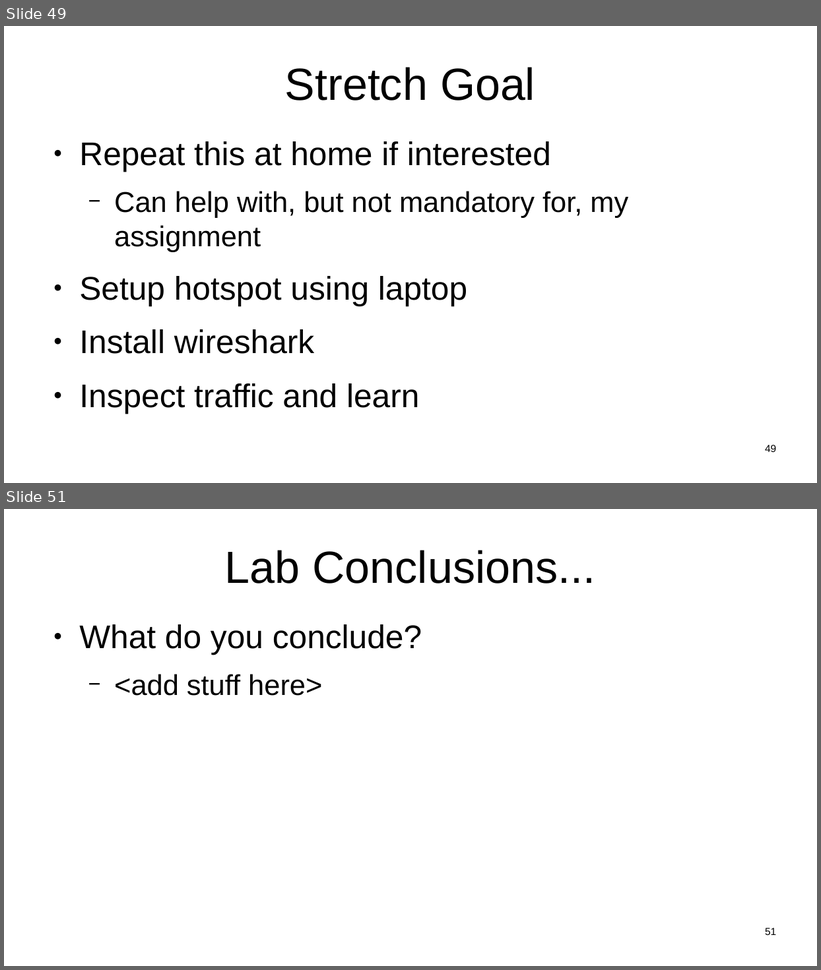
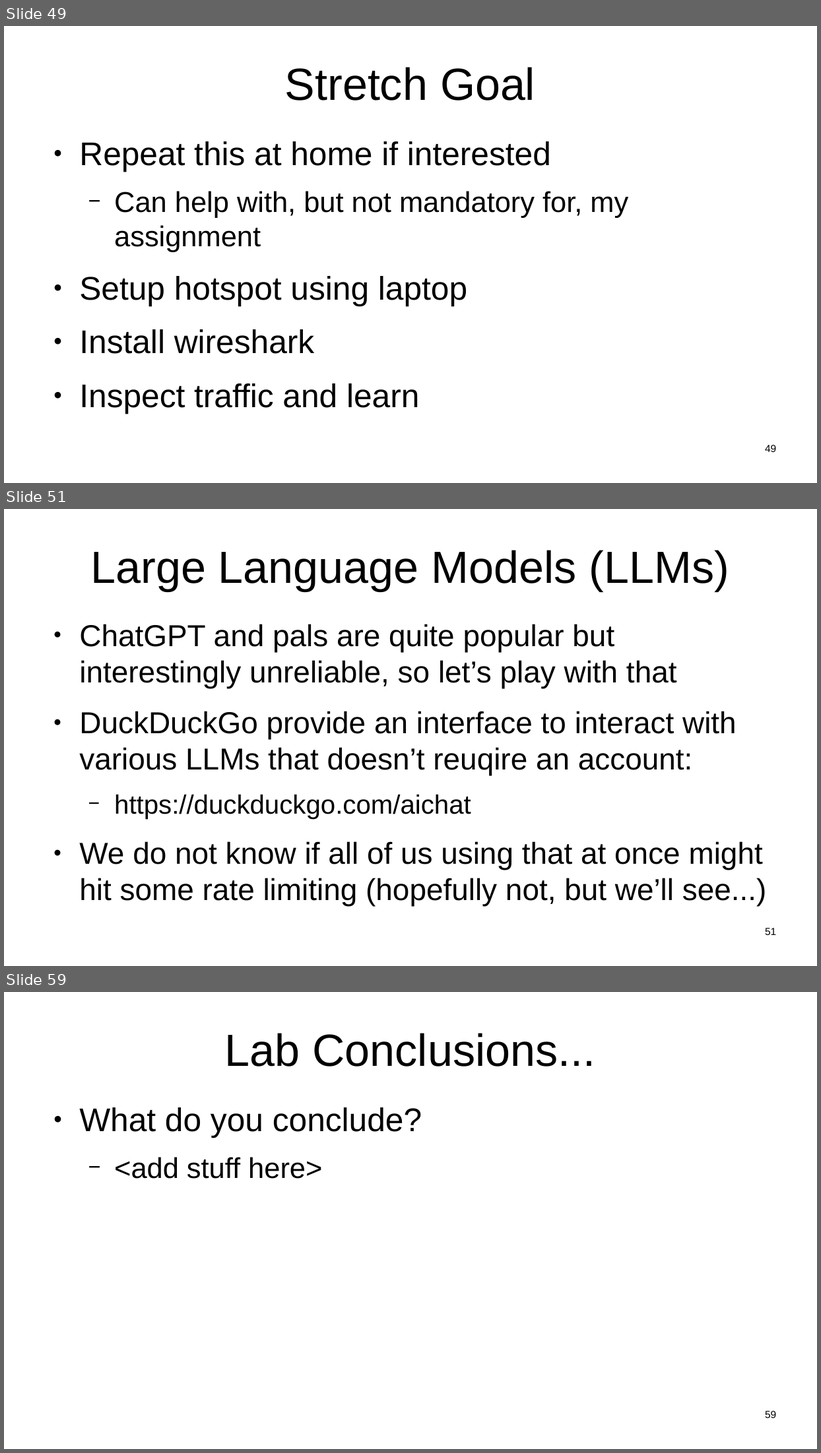
Before and after one commit to sftcd/witidtm, a slide deck: lectures/2024-2025/labs.odp. Shown one above the other, each under a label of ours: slides 49 and 51 before the commit, slides 49, 51 and 59 after it; the slides between them are not shown. The pictures are 821x970 and 821x1453 pixels, drawn with LibreOffice and Linux fonts; fonts in the diff are those of the drawing. Boxes give left, top, right and bottom in pixels: in the first picture for what was removed or moved away, otherwise in the second. Text is boxed around its words. In the diff, an @@ line names an element or a change of style, - is before the commit and + after.

```diff
--- a/lectures/2024-2025/labs.odp
+++ b/lectures/2024-2025/labs.odp
@@ slide 51 added at (4, 509, 817, 966), background #FFFFFF @@
@@ title added at (90, 550, 729, 591), 44 pt, text #000000 @@
+Large Language Models (LLMs)
@@ text added at (79, 624, 767, 906), 29.6 pt, text #000000 @@
+● ChatGPT and pals are quite popular but interestingly unreliable, so let’s play with that
+● DuckDuckGo provide an interface to interact with various LLMs that doesn’t reuqire an account:
+  − https://duckduckgo.com/aichat
+● We do not know if all of us using that at once might hit some rate limiting (hopefully not, but we’ll see...)
@@ page number added at (765, 928, 776, 935), 10 pt, text #000000 @@
+51
@@ what was slide 51 is now slide 59 @@
@@ page number at (765, 1411, 776, 1418): text changed @@
-51
+59
```
Also in this commit, not shown: 7 slides changed, 7 other slides added, 3 other files.
